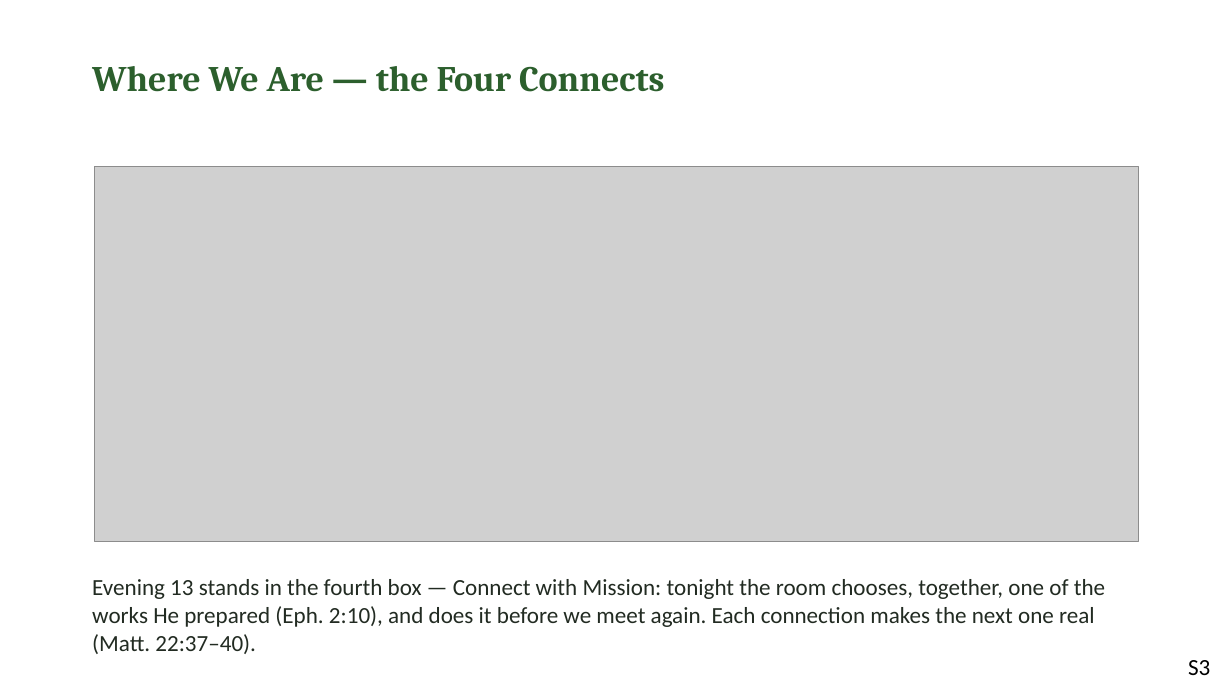
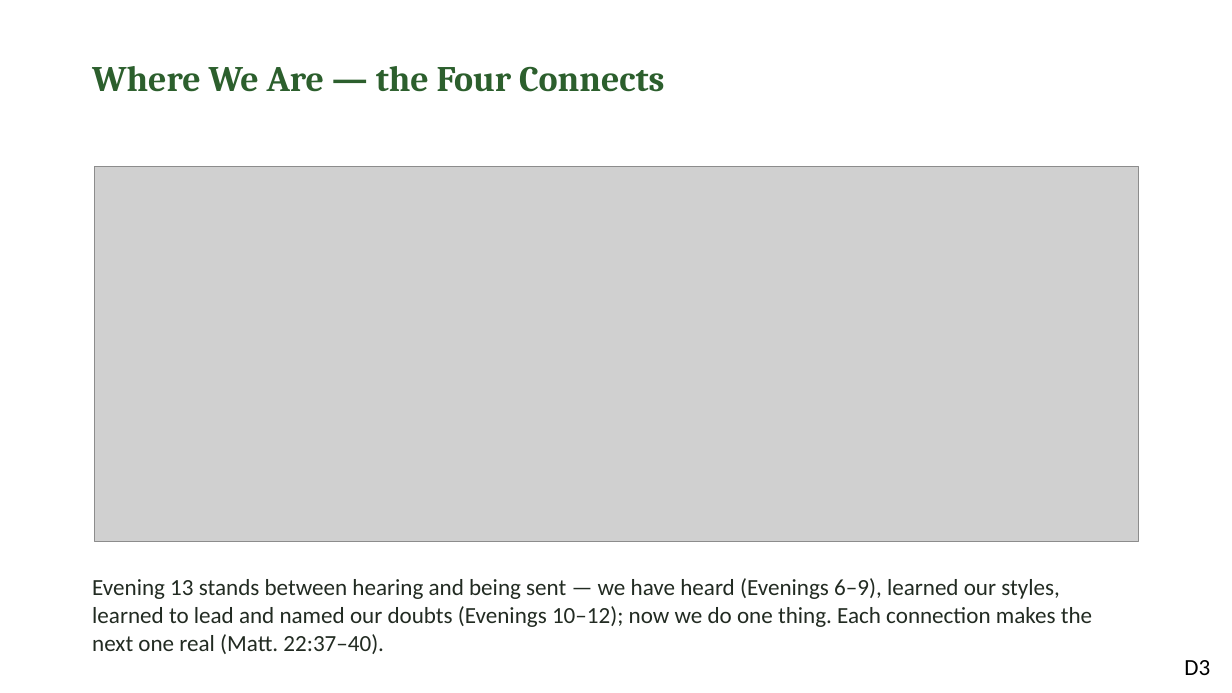
Before and after one commit to jgtittle-ministries/fellowship-of-the-heart-pilot-at-cca, a slide deck: slide 3 of docs/evening/materials/evening-13-slides.pptx. Drawn at 1232x693 pixels with LibreOffice and Linux fonts; fonts in the diff are those of the drawing; grey boxes stand for pictures. Boxes give left, top, right and bottom in pixels: in the first picture for what was removed or moved away, otherwise in the second. Text is boxed around its words. In the diff, an @@ line names an element or a change of style, - is before the commit and + after.

```diff
--- a/docs/evening/materials/evening-13-slides.pptx
+++ b/docs/evening/materials/evening-13-slides.pptx
@@ text at box(92, 578, 1092, 654): text changed @@
-Evening 13 stands in the fourth box — Connect with Mission: tonight the room chooses, together, one of the works He prepared (Eph. 2:10), and does it before we meet again. Each connection makes the next one real (Matt. 22:37–40).
+Evening 13 stands between hearing and being sent — we have heard (Evenings 6–9), learned our styles, learned to lead and named our doubts (Evenings 10–12); now we do one thing. Each connection makes the next one real (Matt. 22:37–40).
@@ text at box(1184, 660, 1210, 675): text changed @@
-S3
+D3
```
Also in this commit, not shown: 15 other slides changed, 1 slide removed, 58 other files.
